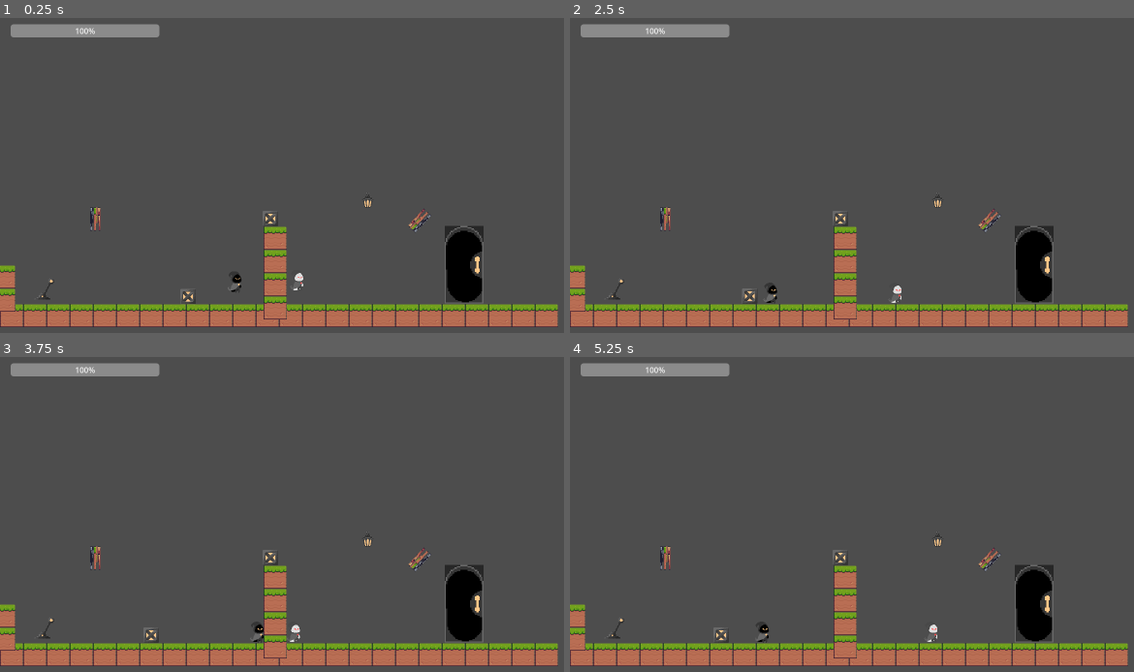
Above: before the commit, frames 1-4 (two rows, left to right).
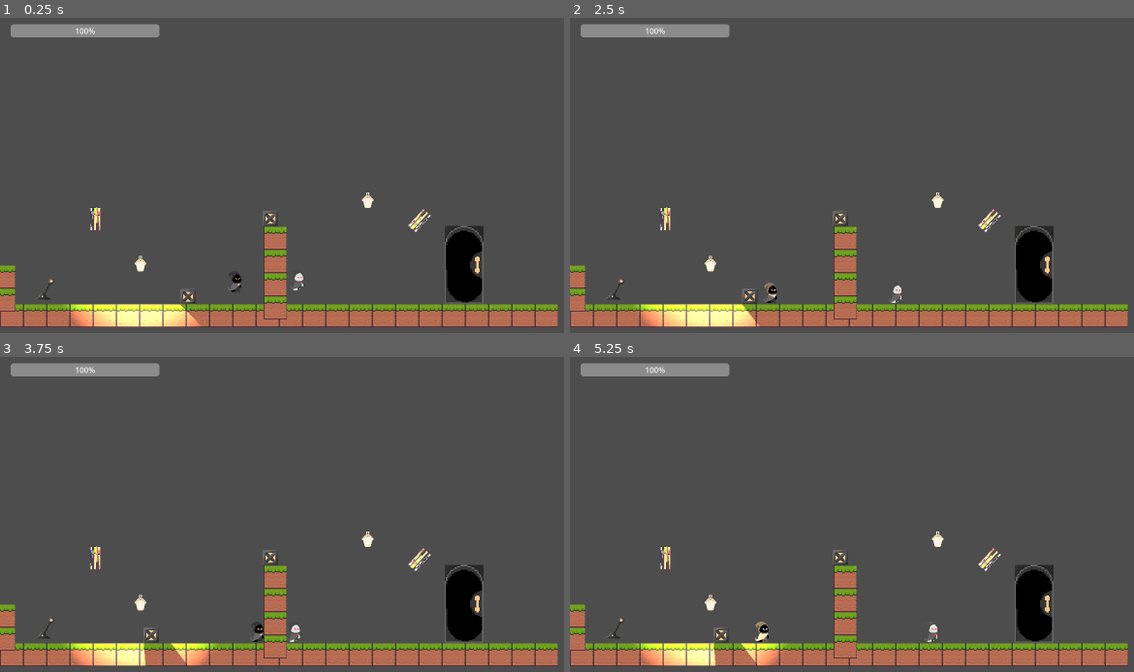
Above: after the commit, the same moments.

Repository: BrianGerardi/LaLuzYLaSombraGameJam
Game: Godot game, scene res://Escenas/nivel_probando_puertas.tscn
The game is run twice, just before and just after one commit, with the same random seed, the same clock (stepped at 60 frames per second) and the same inputs. The project has no main scene, so this scene is started directly.
Inputs:
- Up to frame 1 (0.25 s): no input
- Up to frame 2 (2.5 s): hold D (mover_derecha) 0.53-2.03 s; tap F (accion) at 0.6 s; tap Space (saltar) at 0.77, 1.52, 2 s; tap Enter at 1.25 s; tap Shift (correr) at 1.35 s; hold A (mover_izquierda) from 2.03 s (still down); tap R (reiniciar) at 2.1 s
- Up to frame 3 (3.75 s): release A (mover_izquierda) at 2.78 s; hold D (mover_derecha) from 2.78 s (still down); tap F (accion) at 2.85 s; tap Space (saltar) at 3.02 s; hold Shift (correr) from 3.53 s (still down)
- Up to frame 4 (5.25 s): tap Space (saltar) at 3.77, 4.52 s; tap Enter at 4.25 s; release D (mover_derecha) at 4.28 s; release Shift (correr) at 4.28 s; hold A (mover_izquierda) 4.28-5.03 s; tap R (reiniciar) at 4.35 s; hold D (mover_derecha) from 5.03 s (still down); tap F (accion) at 5.1 s

The runs differ from the first frame. In frame 1, 1.9% of the frame differs, in the area x 11-77%, y 55-99%; in frame 2, 1.8%; in frame 3, 1.7%; in frame 4, 1.8%.

Commit message:
luces dinamicas
las cajas tapan las luces

Diff:
--- a/Escenas/area_de_luz.tscn
+++ b/Escenas/area_de_luz.tscn
@@ -10,6 +10,15 @@
 [sub_resource type="CircleShape2D" id="CircleShape2D_5vsig"]
 
 [sub_resource type="CircleShape2D" id="CircleShape2D_d0g1a"]
+
+[sub_resource type="Gradient" id="Gradient_5vsig"]
+offsets = PackedFloat32Array(0.157895, 0.684211)
+colors = PackedColorArray(1, 1, 1, 1, 0, 0, 0, 1)
+
+[sub_resource type="GradientTexture2D" id="GradientTexture2D_d0g1a"]
+gradient = SubResource("Gradient_5vsig")
+fill = 1
+fill_from = Vector2(0.5, 0.5)
 
 [node name="AreaDeLuz" type="Node2D" groups=["Luces"]]
 script = ExtResource("1_8we27")
@@ -43,6 +52,21 @@
 [node name="Sprite2D" type="Sprite2D" parent="."]
 texture = ExtResource("2_5vsig")
 
+[node name="PointLight2D" type="PointLight2D" parent="."]
+visible = false
+color = Color(1, 0, 0.2, 1)
+energy = 3.0
+shadow_enabled = true
+texture = SubResource("GradientTexture2D_d0g1a")
+texture_scale = 5.0
+
+[node name="PointLight2Amarilla" type="PointLight2D" parent="."]
+color = Color(0.996078, 0.792157, 0.533333, 1)
+energy = 4.0
+shadow_enabled = true
+texture = SubResource("GradientTexture2D_d0g1a")
+texture_scale = 6.0
+
 [connection signal="body_entered" from="AreaDeDaño1" to="." method="_on_area_de_daño_1_body_entered"]
 [connection signal="body_exited" from="AreaDeDaño1" to="." method="_on_area_de_daño_1_body_exited"]
 [connection signal="body_entered" from="AreaDeDaño2" to="." method="_on_area_de_daño_2_body_entered"]
--- a/Escenas/caja_empujable.tscn
+++ b/Escenas/caja_empujable.tscn
@@ -1,9 +1,12 @@
-[gd_scene load_steps=3 format=3 uid="uid://chgjkvupo5g0s"]
+[gd_scene load_steps=4 format=3 uid="uid://chgjkvupo5g0s"]
 
 [ext_resource type="Texture2D" uid="uid://dvys7v437vqy6" path="res://tiles de prueba/tiles/Arte/Props_Luz/Caja_1_Luz.png" id="1_to7r0"]
 
 [sub_resource type="CircleShape2D" id="CircleShape2D_to7r0"]
 radius = 64.0
+
+[sub_resource type="OccluderPolygon2D" id="OccluderPolygon2D_to7r0"]
+polygon = PackedVector2Array(-16, -16, 16, -16, 16, 16, -16, 16)
 
 [node name="CajaEmpujable" type="RigidBody2D" groups=["Cajas"]]
 collision_layer = 2
@@ -17,3 +20,6 @@
 
 [node name="Sprite2D" type="Sprite2D" parent="."]
 texture = ExtResource("1_to7r0")
+
+[node name="LightOccluder2D" type="LightOccluder2D" parent="."]
+occluder = SubResource("OccluderPolygon2D_to7r0")
--- a/Escenas/nivel_probando_puertas.tscn
+++ b/Escenas/nivel_probando_puertas.tscn
@@ -199,6 +199,9 @@
 [node name="CajaEmpujable2" parent="." instance=ExtResource("10_hce6t")]
 position = Vector2(558, 400)
 
+[node name="AreaDeLuz2" parent="." instance=ExtResource("7_vou6s")]
+position = Vector2(290, 509)
+
 [connection signal="body_entered" from="GanarNivel/AreaPlayer/Area2D" to="GanarNivel" method="_on_area_2d_body_entered"]
 [connection signal="body_exited" from="GanarNivel/AreaPlayer/Area2D" to="GanarNivel" method="_on_area_2d_body_exited"]
 [connection signal="body_entered" from="GanarNivel/AreaSombra/Area2DSombra" to="GanarNivel" method="_on_area_2d_sombra_body_entered"]
Not shown: 1 places in Escenas/area_de_luz.tscn that only renumber resources
